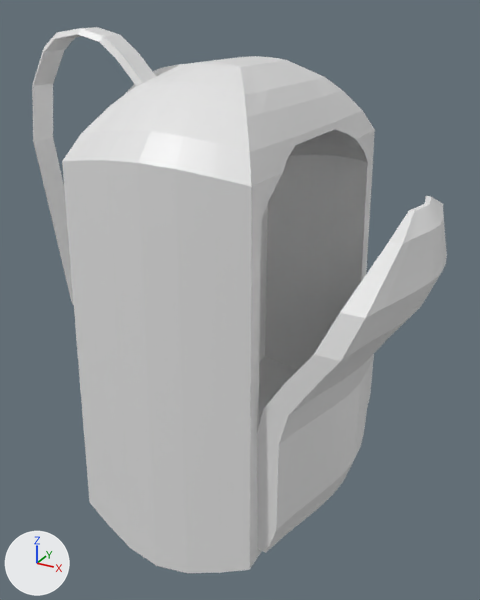
What one commit did to the Blender file Assets/Models/backpack.blend.
One viewpoint serves both versions: a 50 mm camera at (4.07, -7.31, 6.64) aimed at (0.08, -0.06, 3.02). Every picture has the same lights, and +X, +Y and +Z are marked at lower left.

The older version as bpy lines, for what is in view:
```python
me_cube = bpy.data.meshes.new('Cube')
me_cube.from_pydata(...)  # 554 vertices, 552 faces; spans x -2.85..1.31, y -1.16..1.16, z -1.22..1.62
me_cube.materials.append(mat_material)  # white #e7e7e7
me_cube_001 = bpy.data.meshes.new('Cube.001')
me_cube_001.from_pydata(...)  # 242 vertices, 240 faces; spans x -1.68..9.43, y -1.0..1.0, z -1.0..1.0
ob_backback = bpy.data.objects.new('backback', me_cube)
ob_backback.location = (0.0, 0.0, 2.79)
ob_backback.scale = (0.95, 1.85, 2.24)
_m = ob_backback.modifiers.new('Boolean', 'BOOLEAN')
_m.object = ob_inside
ob_pocket = bpy.data.objects.new('pocket', me_cube_001)
ob_pocket.location = (1.31, 0.0, 2.6)
ob_pocket.scale = (0.145, 1.71, 2.05)
```
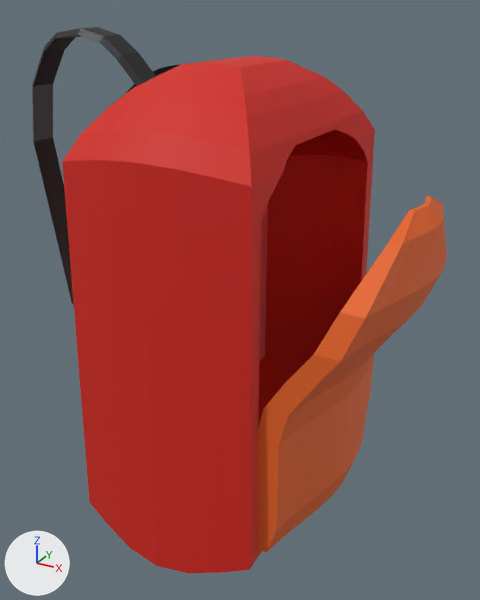
Pixel boxes (x1, y1, x2, y2) of what changed, in the pictures (480 x 600 px):
'pocket', recoloured
    both: (257, 196, 447, 553)
part 1 of me_cube, recoloured (white to red)
    both: (62, 56, 375, 573)
part 2 of me_cube, recoloured (white to black)
    both: (32, 27, 181, 305)

What changed in the scene script:
```text
Add mat_pocket:
    mat_pocket = principled_material('pocket')
    mat_pocket.base_color = (0.8, 0.128, 0.0161)  # orange #e76422
    mat_pocket.roughness = 0.669
Add mat_backpack:
    mat_backpack = principled_material('backpack')
    mat_backpack.base_color = (0.662, 0.0151, 0.00666)  # red #d52113
    mat_backpack.roughness = 0.663
Add mat_straps:
    mat_straps = principled_material('straps')
    mat_straps.base_color = (0.0, 0.0, 0.0)  # black #000000
Change me_cube:
    where me_cube.from_pydata(...)  # 554 vertices, 552 faces; spans x -2.85..1.31, y -1.16..1.16, z -1.22..1.62
    used by ob_backback; location = (0.0, 0.0, 2.79); scale = (0.95, 1.85, 2.24)
    me_cube part 1: 444 of the faces centred in x -1.3..1.3, y -1.14..1.14, z -1.2..1.47 switch from mat_material (white #e7e7e7) to mat_backpack (red #d42113)
    me_cube part 2: 108 of the faces centred in x -2.79..-0.98, y -0.41..0.41, z -0.38..1.61 switch from mat_material (white #e7e7e7) to mat_straps (black #000000)
Change me_cube_001:
    where me_cube_001.from_pydata(...)  # 242 vertices, 240 faces; spans x -1.68..9.43, y -1.0..1.0, z -1.0..1.0
    add me_cube_001.materials.append(mat_pocket)  # orange #e76422
```
